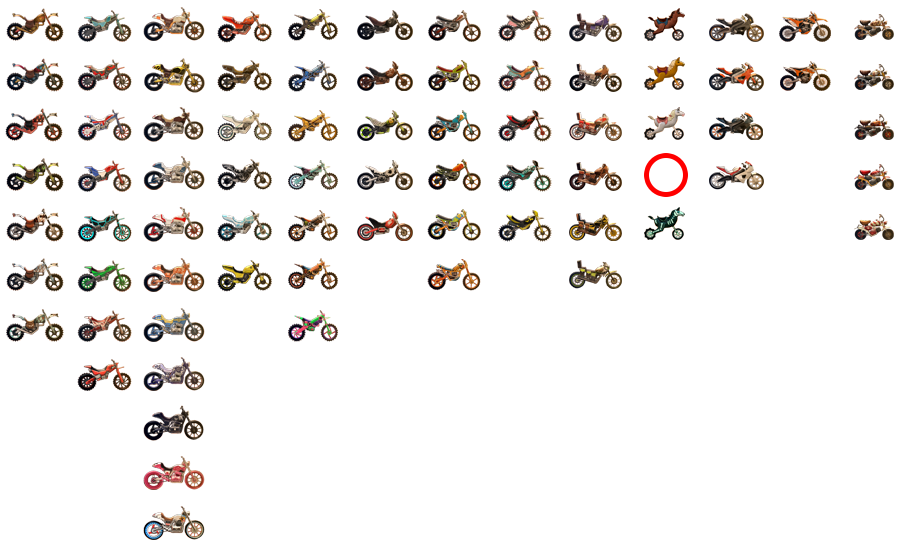
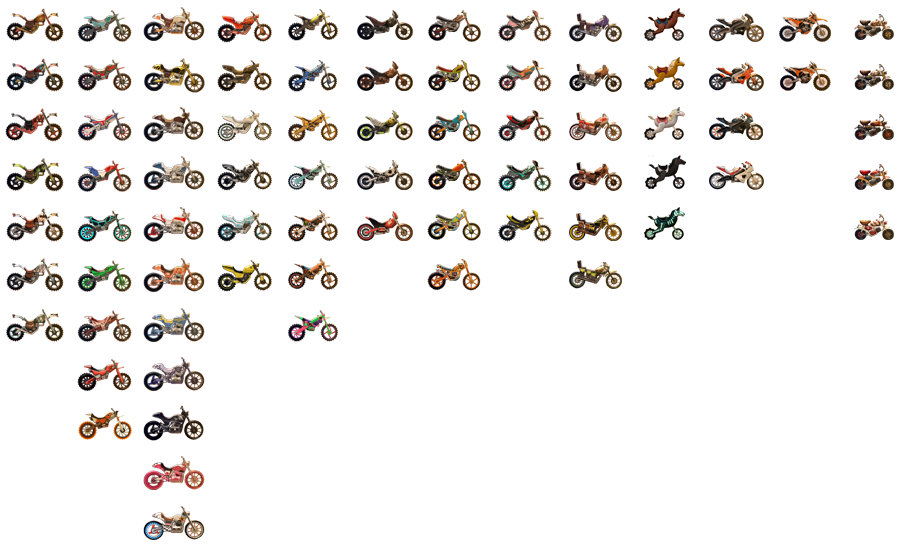
The second 910x550 image is a revision of the first. Changes to its layers:
added layer "000" in group "tango" over (x1=78, y1=408, x2=132, y2=440)
added layer "blacky" in group "stallion" over (x1=645, y1=155, x2=686, y2=189)
removed layer "missing" from group "stallion" over (x1=649, y1=158, x2=683, y2=192)
